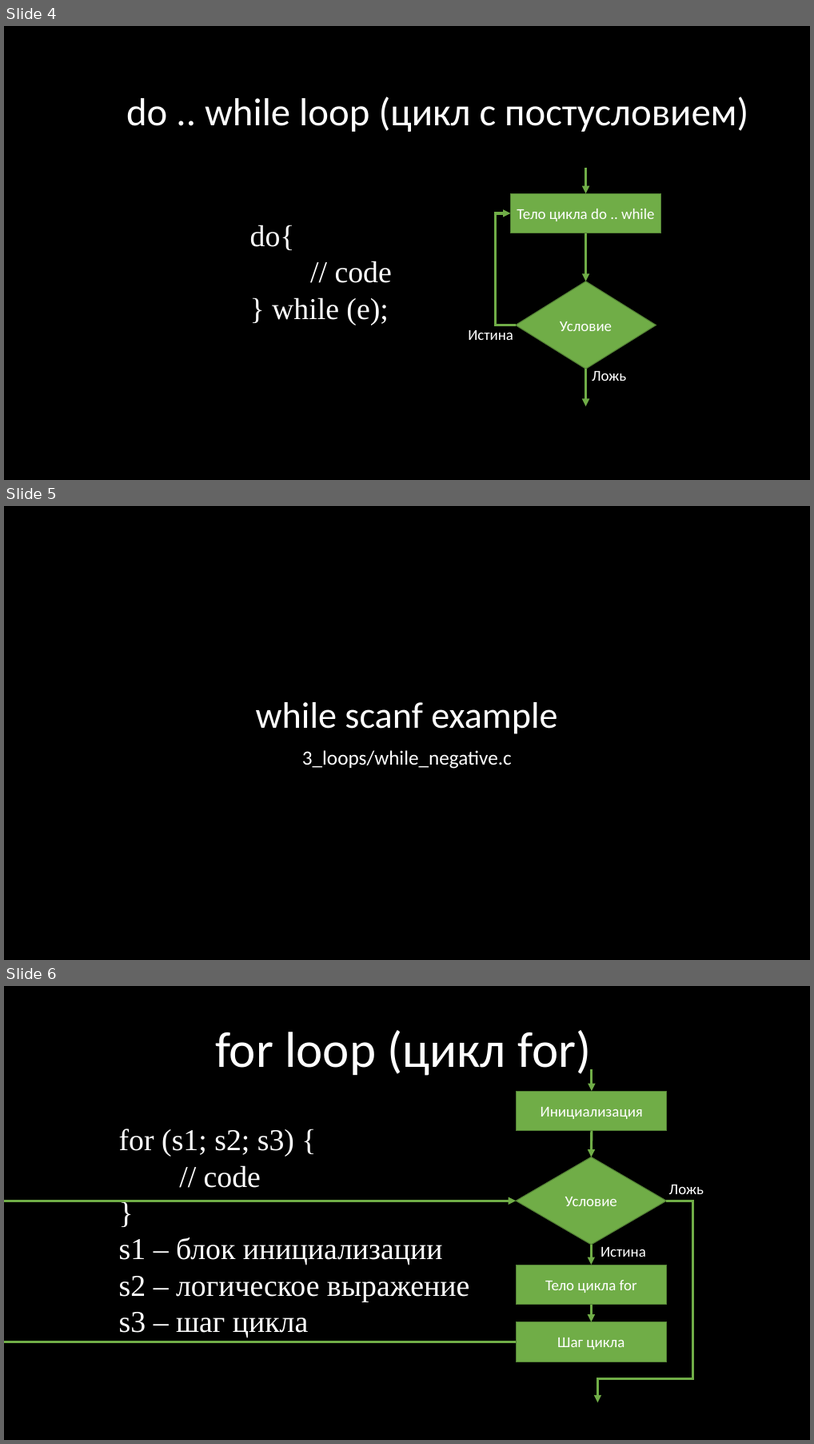
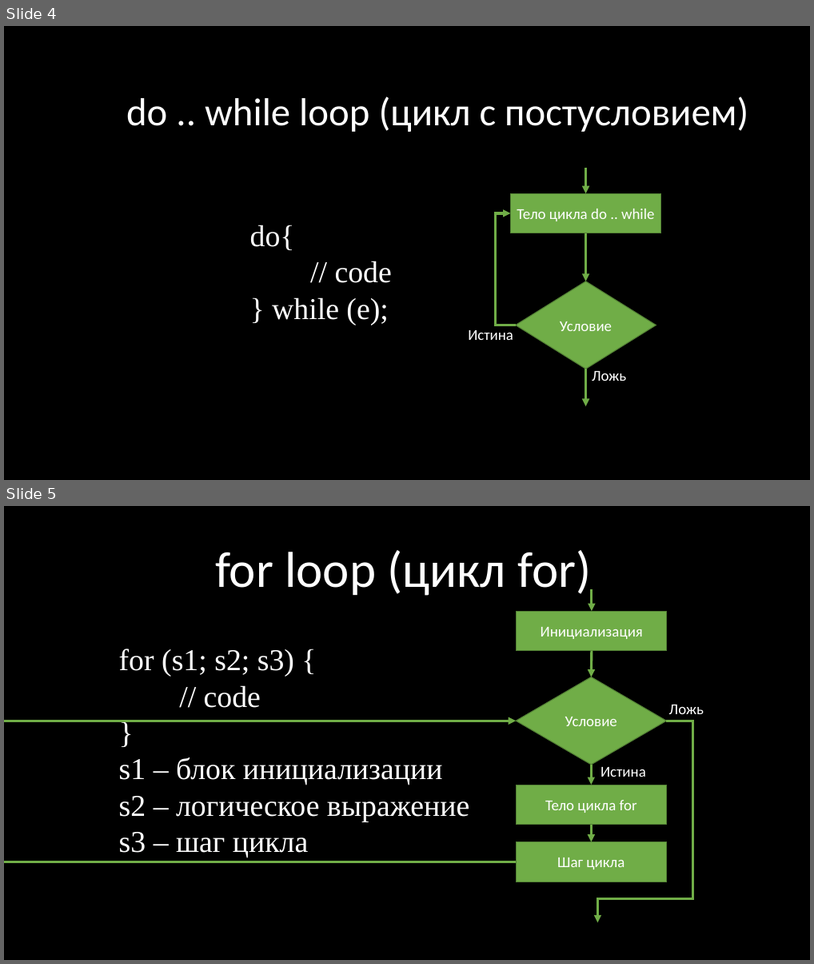
Before and after one commit to kruffka/C-Programming, a slide deck: 2024-2025/slides_pptx/3_loops.pptx. Shown one above the other, each under a label of ours: slides 4, 5 and 6 before the commit, slides 4 and 5 after it. The pictures are 814x1444 and 814x964 pixels, drawn with LibreOffice and Linux fonts; fonts in the diff are those of the drawing. Boxes give left, top, right and bottom in pixels: in the first picture for what was removed or moved away, otherwise in the second. Text is boxed around its words. In the diff, an @@ line names an element or a change of style, - is before the commit and + after.

Commit message:
Added nested loops and unroll loop

```diff
--- a/2024-2025/slides_pptx/3_loops.pptx
+++ b/2024-2025/slides_pptx/3_loops.pptx
@@ slide 5 removed at (4, 506, 810, 960), background #000000 @@
@@ text removed at (256, 702, 558, 768) @@
-while scanf example
-3_loops/while_negative.c
@@ what was slide 6 is now slide 5 @@
```
Also in this commit, not shown: 2 slides changed, 7 slides added, 10 other files.
